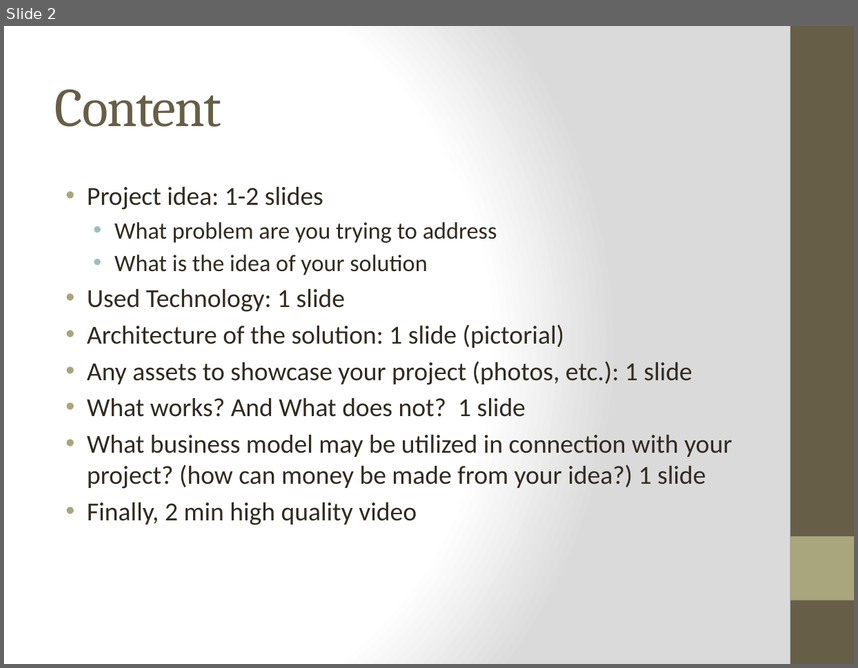
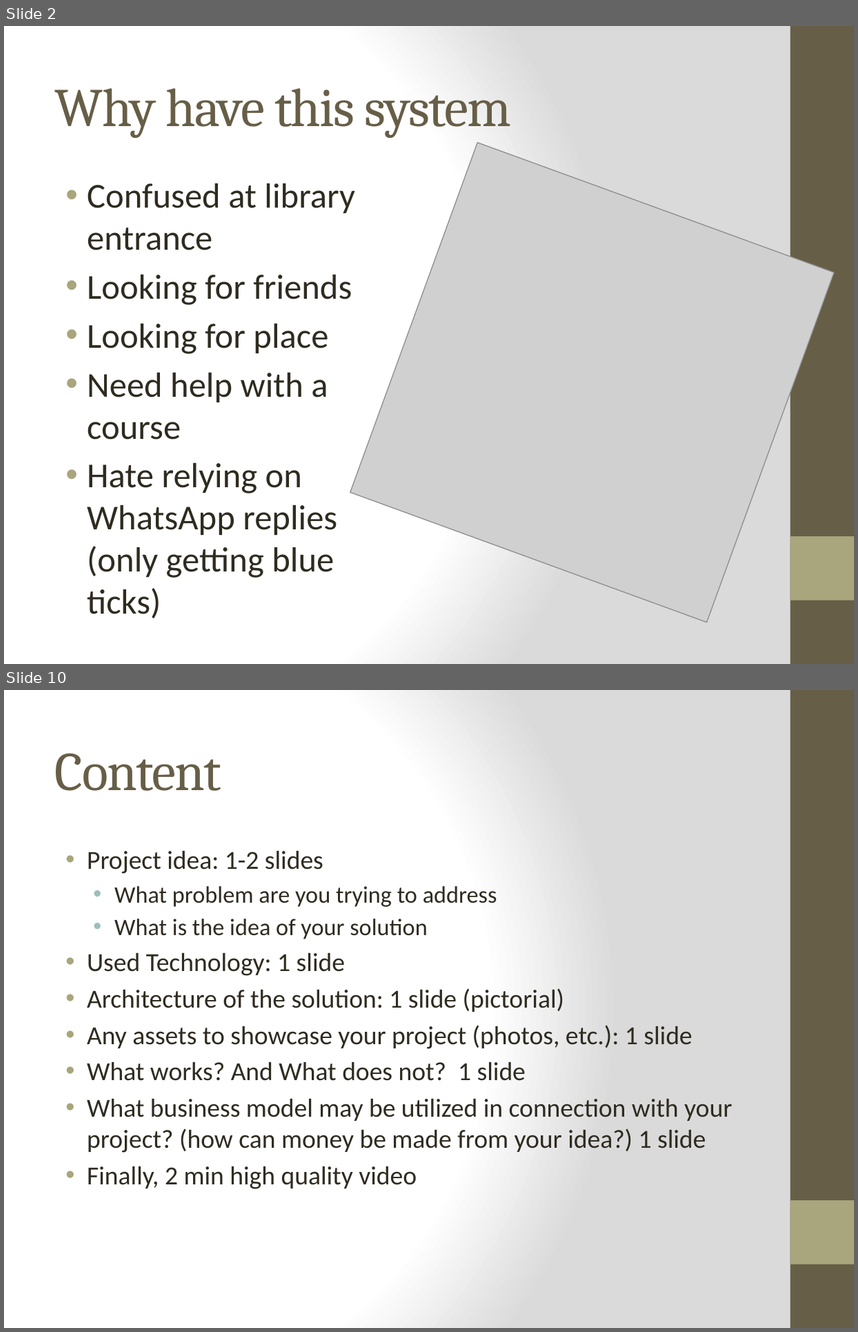
Before and after one commit to IoThingers/TermProject, a slide deck: FinalPresentation.pptx. Shown one above the other, each under a label of ours: slide 2 before the commit, slides 2 and 10 after it; the slides between them are not shown. The pictures are 858x668 and 858x1332 pixels, drawn with LibreOffice and Linux fonts; fonts in the diff are those of the drawing; grey boxes stand for pictures; background and template pictures are left out. Boxes give left, top, right and bottom in pixels: in the first picture for what was removed or moved away, otherwise in the second. Text is boxed around its words. In the diff, an @@ line names an element or a change of style, - is before the commit and + after.

```diff
--- a/FinalPresentation.pptx
+++ b/FinalPresentation.pptx
@@ slide 2 added at (x1=4, y1=26, x2=854, y2=664), background gradient #FFFFFF to #DADADA; not listed: 2 template elements that a slide beside it also shows @@
@@ title added at (x1=55, y1=88, x2=512, y2=138), 46 pt, text #675E47 @@
+Why have this system
@@ picture added at (x1=350, y1=143, x2=834, y2=622) @@
@@ text added at (x1=87, y1=183, x2=355, y2=577), 29.6 pt, text #2F2B20 @@
+• Confused at library entrance
+• Looking for friends
+• Looking for place
+• Need help with a course
+• Hate relying on WhatsApp replies (only getting blue ticks)
@@ what was slide 2 is now slide 10 @@
```
Also in this commit, not shown: 8 other slides added, 1 slide removed.
